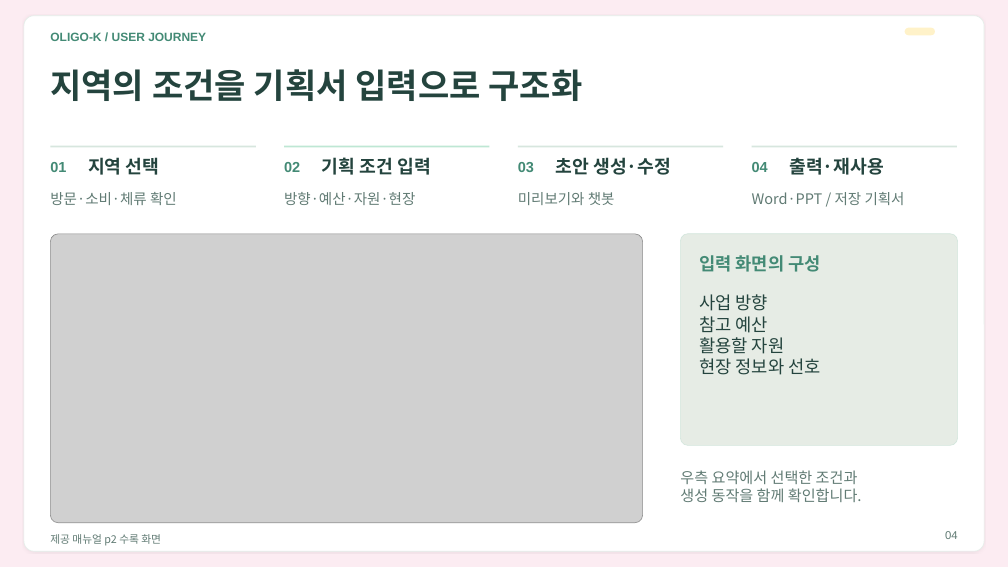
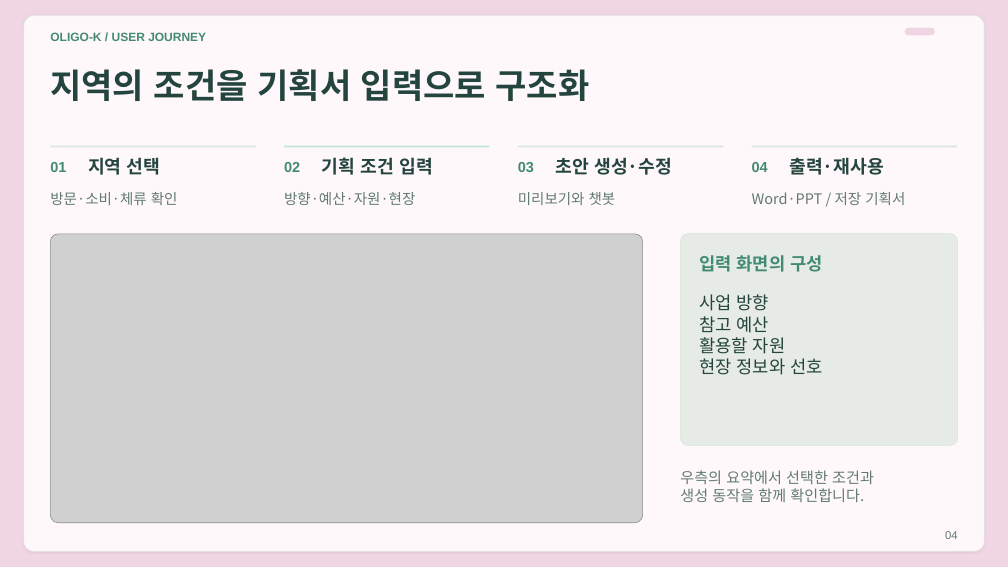
Before and after one commit to Jack-the-Ace/remind, a slide deck: slide 4 of 참고자료/취뽀/candidate_v4.pptx. Drawn at 1008x567 pixels with LibreOffice and Linux fonts; fonts in the diff are those of the drawing; grey boxes stand for pictures. Boxes give left, top, right and bottom in pixels: in the first picture for what was removed or moved away, otherwise in the second. Text is boxed around its words. In the diff, an @@ line names an element or a change of style, - is before the commit and + after.

```diff
--- a/참고자료/취뽀/candidate_v4.pptx
+++ b/참고자료/취뽀/candidate_v4.pptx
@@ background #FCECF2 to #EFD6E2 @@
@@ rounded rectangle at (24, 16, 984, 551): fill #FFFFFF to #FFF8FB @@
@@ rounded rectangle at (905, 28, 935, 35): fill #FFF2C9 to #EFD6E2 @@
@@ text at (680, 470, 874, 484): text changed @@
-우측 요약에서 선택한 조건과
+우측의 요약에서 선택한 조건과
@@ text removed at (50, 534, 161, 546) @@
-제공 매뉴얼 p2 수록 화면
```
Also in this commit, not shown: 15 other slides changed, 24 other files.
